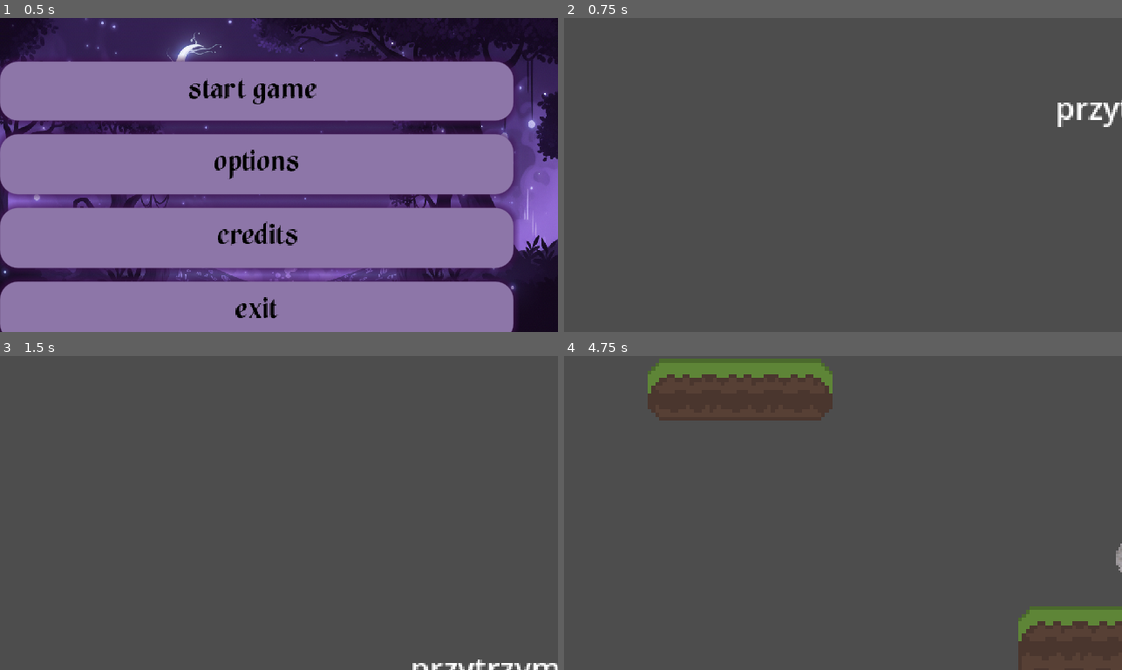
Above: before the commit, frames 1-4 (two rows, left to right).
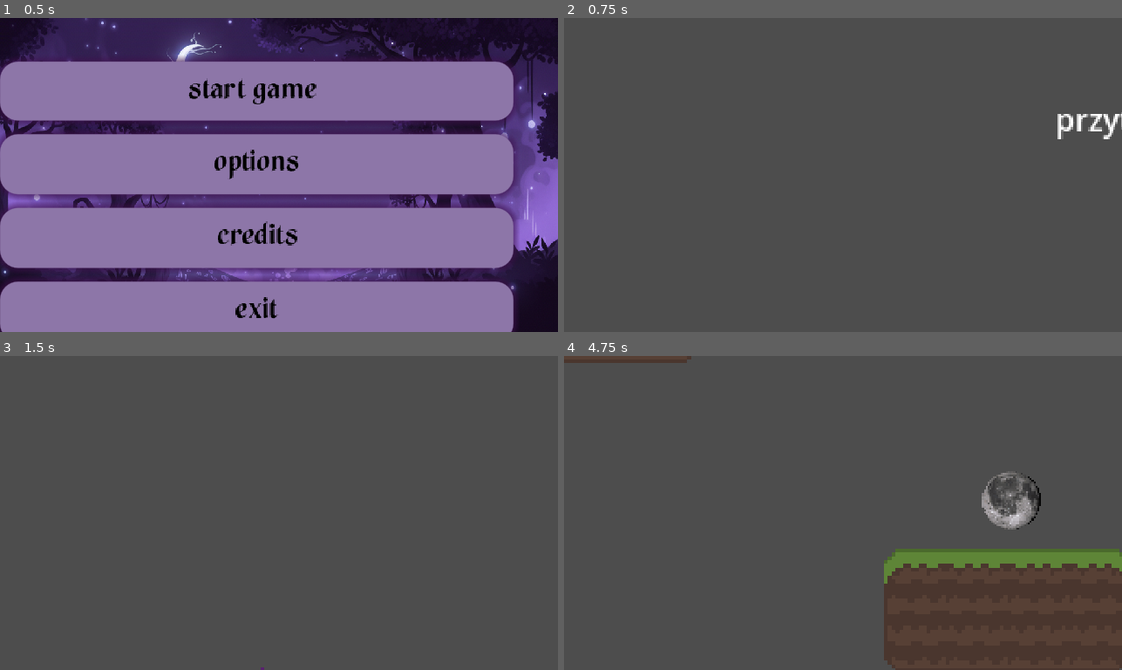
Above: after the commit, the same moments.

Repository: xoxosykes/witchpath
Game: Godot game, scene res://Sceny/main_menu.tscn
Two runs of this game, one before a commit and one after it. Both use one fixed random seed, a clock stepped at 60 frames per second and the inputs below. The engine's default icon, where the game draws it, is replaced by a stand-in: a white triangle on a blue panel in a dark square.
Inputs (mouse positions are in pixels of both pictures, inside the frame that each line leads up to):
- Up to frame 1 (0.5 s): no input
- Up to frame 2 (0.75 s): click "start game" at 0.5 s
- Up to frame 3 (1.5 s): tap Enter (ui_accept) at 1.25 s; move the mouse to (401, 497) at 1.27 s; hold Right (ui_right) from 1.28 s (still down); tap E (interact) at 1.35 s; click (401, 497) at 1.42 s
- Up to frame 4 (4.75 s): tap Enter (ui_accept) at 1.52, 2, 2.27, 3.77, 4.52 s; move the mouse to (731, 528) at 2.02 s; tap F (toggle_magic_sense) at 2.1, 3.6 s; move the mouse to (898, 443) at 2.77 s; release Right (ui_right) at 2.78 s; hold Left (ui_left) 2.78-3.53 s; tap E (interact) at 2.85, 4.35 s; move the mouse to (815, 575) at 3.52 s; hold Right (ui_right) from 3.53 s (still down); click (815, 575) at 3.67 s; move the mouse to (1010, 560) at 4.27 s

Frame 1 is identical in both runs. In frame 2, 0.7% of the frame differs, in the area x 88-100%, y 26-39%; in frame 3, 0.4%; in frame 4, 15%, in the area x 0-100%, y 0-100%.

Commit message:
dekoracje nature level

Diff:
--- a/Sceny/animowana_chmura.tscn
+++ b/Sceny/animowana_chmura.tscn
@@ -2,9 +2,8 @@
 
 [ext_resource type="Texture2D" uid="uid://c2jmle3tbrh7q" path="res://Assety_moon_level/clouds/PNG/Clouds_gray/Shape2/cloud_shape2_1.png" id="1_ke064"]
 
-[sub_resource type="CapsuleShape2D" id="CapsuleShape2D_ke064"]
-radius = 9.300539
-height = 281.0
+[sub_resource type="RectangleShape2D" id="RectangleShape2D_ke064"]
+size = Vector2(276.9493, 9.300536)
 
 [sub_resource type="Animation" id="Animation_5q023"]
 length = 0.001
@@ -50,10 +49,10 @@
 texture = ExtResource("1_ke064")
 
 [node name="CollisionShape2D" type="CollisionShape2D" parent="."]
-position = Vector2(0, 10)
-rotation = 1.5707964
-scale = Vector2(0.96768594, 0.96768594)
-shape = SubResource("CapsuleShape2D_ke064")
+position = Vector2(2.0000024, 9.499999)
+rotation = -6.2831855
+scale = Vector2(0.96768606, 0.96768606)
+shape = SubResource("RectangleShape2D_ke064")
 one_way_collision = true
 
 [node name="AnimationPlayer" type="AnimationPlayer" parent="."]
--- a/Sceny/portal_ziemia.tscn
+++ b/Sceny/portal_ziemia.tscn
@@ -71,7 +71,7 @@
 [node name="wykrywanie" type="Area2D" parent="."]
 
 [node name="collisionportal" type="CollisionShape2D" parent="wykrywanie"]
-position = Vector2(7495, 255)
+position = Vector2(7490, 386)
 rotation = -1.5707964
 shape = SubResource("CapsuleShape2D_0c8fp")
 
--- a/Sceny/wiedzma.tscn
+++ b/Sceny/wiedzma.tscn
@@ -1,22 +1,78 @@
-[gd_scene load_steps=5 format=3 uid="uid://dg34884x4l4d2"]
+[gd_scene load_steps=12 format=3 uid="uid://dg34884x4l4d2"]
 
 [ext_resource type="Script" uid="uid://bkchfafrucno2" path="res://scripts/wiedzma.gd" id="1_7u37v"]
-[ext_resource type="Texture2D" uid="uid://cv6waewhkx3vn" path="res://icon.svg" id="2_hgy8x"]
+[ext_resource type="Texture2D" uid="uid://cc8j8pi6n1eso" path="res://Assety (testowe)/Blue_witch/B_witch_idle.png" id="2_hgy8x"]
 [ext_resource type="PackedScene" uid="uid://tru7emp03pfj" path="res://Sceny/wykrywanie_wody.tscn" id="3_hgy8x"]
 
+[sub_resource type="AtlasTexture" id="AtlasTexture_xh26e"]
+atlas = ExtResource("2_hgy8x")
+region = Rect2(0, 0, 32, 48)
+
+[sub_resource type="AtlasTexture" id="AtlasTexture_iueal"]
+atlas = ExtResource("2_hgy8x")
+region = Rect2(0, 48, 32, 48)
+
+[sub_resource type="AtlasTexture" id="AtlasTexture_u6wik"]
+atlas = ExtResource("2_hgy8x")
+region = Rect2(0, 96, 32, 48)
+
+[sub_resource type="AtlasTexture" id="AtlasTexture_k6ddy"]
+atlas = ExtResource("2_hgy8x")
+region = Rect2(0, 144, 32, 48)
+
+[sub_resource type="AtlasTexture" id="AtlasTexture_h5xru"]
+atlas = ExtResource("2_hgy8x")
+region = Rect2(0, 192, 32, 48)
+
+[sub_resource type="AtlasTexture" id="AtlasTexture_ycru4"]
+atlas = ExtResource("2_hgy8x")
+region = Rect2(0, 240, 32, 48)
+
+[sub_resource type="SpriteFrames" id="SpriteFrames_0jus1"]
+animations = [{
+"frames": [{
+"duration": 1.0,
+"texture": SubResource("AtlasTexture_xh26e")
+}, {
+"duration": 1.0,
+"texture": SubResource("AtlasTexture_iueal")
+}, {
+"duration": 1.0,
+"texture": SubResource("AtlasTexture_u6wik")
+}, {
+"duration": 1.0,
+"texture": SubResource("AtlasTexture_k6ddy")
+}, {
+"duration": 1.0,
+"texture": SubResource("AtlasTexture_h5xru")
+}, {
+"duration": 1.0,
+"texture": SubResource("AtlasTexture_ycru4")
+}],
+"loop": true,
+"name": &"idle",
+"speed": 12.0
+}]
+
 [sub_resource type="CapsuleShape2D" id="CapsuleShape2D_xh26e"]
-radius = 15.0
-height = 48.0
+radius = 13.0
+height = 84.148994
 
 [node name="Wiedzma" type="CharacterBody2D"]
 script = ExtResource("1_7u37v")
 
-[node name="Wiedzma_sprite" type="Sprite2D" parent="."]
-position = Vector2(0.5000043, 0)
-scale = Vector2(0.238, 0.367)
-texture = ExtResource("2_hgy8x")
+[node name="AnimatedSprite2D" type="AnimatedSprite2D" parent="."]
+modulate = Color(1.51253, 0.65937954, 1.5013165, 1)
+scale = Vector2(1.815455, 1.815455)
+sprite_frames = SubResource("SpriteFrames_0jus1")
+animation = &"idle"
+autoplay = "idle"
+frame_progress = 0.8928128
 
 [node name="Kapsula_wiedzmy" type="CollisionShape2D" parent="."]
+visible = false
+position = Vector2(-1, 5)
+scale = Vector2(1, 0.59418416)
 shape = SubResource("CapsuleShape2D_xh26e")
 
 [node name="KamerkaWiedzmy" type="Camera2D" parent="."]
--- a/Sceny/wykrywanie_wody.tscn
+++ b/Sceny/wykrywanie_wody.tscn
@@ -2,9 +2,9 @@
 
 [ext_resource type="Script" uid="uid://5tc7v76265gb" path="res://Physics/wykrywanie_wody.gd" id="1_ybv5q"]
 
-[sub_resource type="CapsuleShape2D" id="CapsuleShape2D_xh26e"]
-radius = 15.0
-height = 48.0
+[sub_resource type="CapsuleShape2D" id="CapsuleShape2D_ybv5q"]
+radius = 13.0
+height = 84.148994
 
 [node name="wykrywanie_wody" type="Area2D"]
 collision_layer = 0
@@ -12,7 +12,9 @@
 script = ExtResource("1_ybv5q")
 
 [node name="Wiedzma_plywanko_shape" type="CollisionShape2D" parent="."]
-shape = SubResource("CapsuleShape2D_xh26e")
+position = Vector2(-1, 5)
+scale = Vector2(1, 0.59418416)
+shape = SubResource("CapsuleShape2D_ybv5q")
 
 [connection signal="body_entered" from="." to="." method="_on_body_entered"]
 [connection signal="body_exited" from="." to="." method="_on_body_exited"]
--- a/scripts/portal.gd
+++ b/scripts/portal.gd
@@ -2,4 +2,4 @@
 
 func _on_area_2d_body_entered(body: Node2D) -> void:
 	if body is Wiedzma:
-		get_tree().change_scene_to_file("res://Sceny/test.tscn")
+		get_tree().change_scene_to_file("res://Sceny/water_level.tscn")
Binary file added: Assety (testowe)/Blue_witch/B_witch.aseprite
Binary file added: Assety (testowe)/Blue_witch/B_witch.gif
Binary file added: Assety (testowe)/Blue_witch/B_witch_attack.png
Not shown, added: Assety (testowe)/Blue_witch/B_witch_attack.png.import
Binary file added: Assety (testowe)/Blue_witch/B_witch_charge.png
Not shown, added: Assety (testowe)/Blue_witch/B_witch_charge.png.import
Binary file added: Assety (testowe)/Blue_witch/B_witch_death.png
Not shown, added: Assety (testowe)/Blue_witch/B_witch_death.png.import
Binary file added: Assety (testowe)/Blue_witch/B_witch_idle.png
Not shown, added: Assety (testowe)/Blue_witch/B_witch_idle.png.import
Binary file added: Assety (testowe)/Blue_witch/B_witch_run.png
Not shown, added: Assety (testowe)/Blue_witch/B_witch_run.png.import
(and 5 more such lines)
